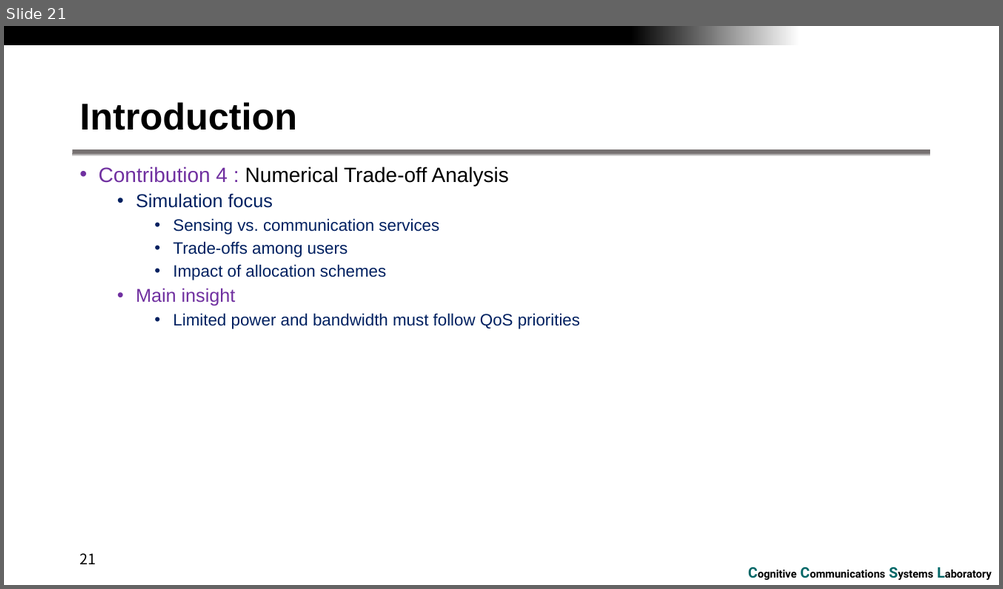
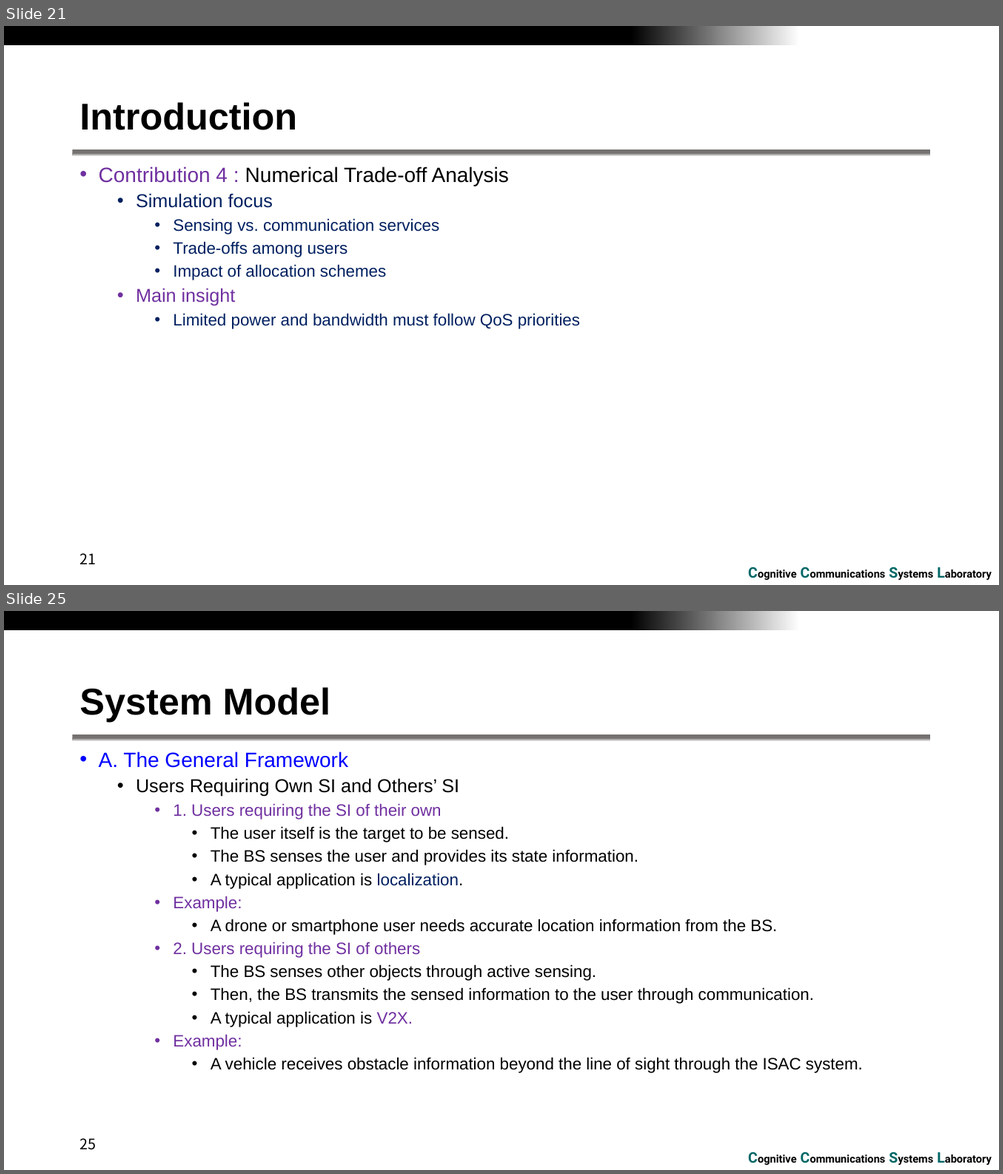
Before and after one commit to RefatHanbat/Sensing-as-a-service-in-6G-A-Unified-framework, a slide deck: sensing_as_a_service.pptx. Shown one above the other, each under a label of ours: slide 21 before the commit, slides 21 and 25 after it; the slides between them are not shown. The pictures are 1003x589 and 1003x1174 pixels, drawn with LibreOffice and Linux fonts; fonts in the diff are those of the drawing; background and template pictures are left out. Boxes give left, top, right and bottom in pixels: in the first picture for what was removed or moved away, otherwise in the second. Text is boxed around its words. In the diff, an @@ line names an element or a change of style, - is before the commit and + after.

```diff
--- a/sensing_as_a_service.pptx
+++ b/sensing_as_a_service.pptx
@@ slide 25 added at (4,611,999,1170), background #FFFFFF; not listed: 3 template elements that a slide beside it also shows @@
@@ title added at (79,687,330,722), 36 pt, text #000000, bold @@
+System Model
@@ text added at (99,752,862,1073), 16 pt, text #000000 @@
+• A. The General Framework
+  • Users Requiring Own SI and Others’ SI
+    • 1. Users requiring the SI of their own
+      • The user itself is the target to be sensed.
+      • The BS senses the user and provides its state information.
+      • A typical application is localization.
+    • Example:
+      • A drone or smartphone user needs accurate location information from the BS.
+    • 2. Users requiring the SI of others
+      • The BS senses other objects through active sensing.
+      • Then, the BS transmits the sensed information to the user through communication.
+      • A typical application is V2X.
+    • Example:
+      • A vehicle receives obstacle information beyond the line of sight through the ISAC system.
@@ page number added at (79,1139,96,1150), 14 pt, text #000000 @@
+25
```
Also in this commit, not shown: 97 other slides added, 5 other files.
